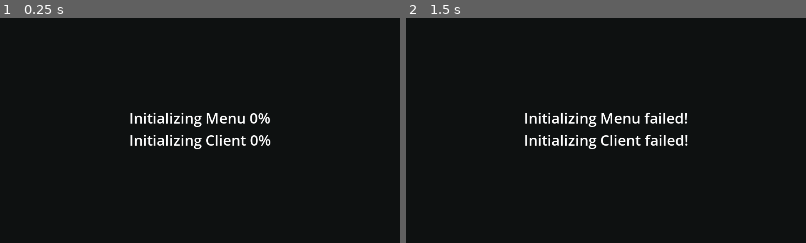
Above: before the commit, frames 1-2 (left to right).
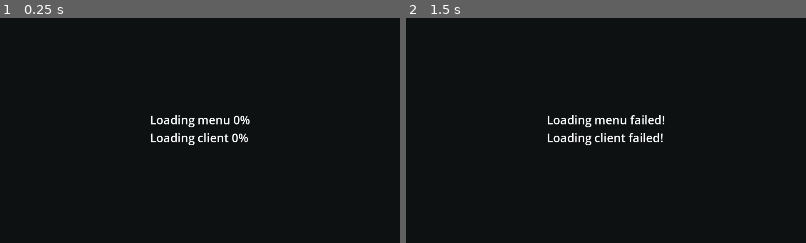
Above: after the commit, the same moments.

Repository: AQW-Godot/initializer
Game: Godot game, scene res://initializer.tscn
Two runs of this game, one before a commit and one after it. Both use one fixed random seed, a clock stepped at 60 frames per second and the inputs below. Before the commit the project starts from res://initializer/index.tscn.
Inputs:
- Up to frame 1 (0.25 s): no input
- Up to frame 2 (1.5 s): tap Enter at 0.5 s; tap Space at 1.25 s
The pictures show only the part of the screen within x 25-75%, y 25-75%; the shares and areas given below are measured in that part.

The runs differ from the first frame. In frame 1, 2.0% of the frame differs, in the area x 32-68%, y 42-59%; in frame 2, 2.3%, in the area x 29-71%, y 42-59%.

Commit message:
update

Diff:
--- a/initializer/index.tscn
+++ b/initializer.tscn
@@ -1,6 +1,6 @@
 [gd_scene load_steps=2 format=3 uid="uid://bj8b1rcg7ikxn"]
 
-[ext_resource type="Script" path="res://initializer/index.gd" id="1_o2kel"]
+[ext_resource type="Script" path="res://src/index.gd" id="1_o2kel"]
 
 [node name="Initializer" type="Control"]
 layout_mode = 3
--- a/initializer/uuid.gd
+++ /dev/null
@@ -1,30 +0,0 @@
-extends RefCounted
-class_name UUID
-
-static func get_random_int(max_value):
-	randomize()
-	return randi() % max_value
-
-static func random_bytes(n):
-	var r = []
-	for index in range(0, n):
-		r.append(get_random_int(256))
-	return r
-
-static func uuidbin():
-	var b = random_bytes(16)
-
-	b[6] = (b[6] & 0x0f) | 0x40
-	b[8] = (b[8] & 0x3f) | 0x80
-	return b
-
-static func v4():
-	var b = uuidbin()
-
-	var low = '%02x%02x%02x%02x' % [b[0], b[1], b[2], b[3]]
-	var mid = '%02x%02x' % [b[4], b[5]]
-	var hi = '%02x%02x' % [b[6], b[7]]
-	var clock = '%02x%02x' % [b[8], b[9]]
-	var node = '%02x%02x%02x%02x%02x%02x' % [b[10], b[11], b[12], b[13], b[14], b[15]]
-
-	return '%s-%s-%s-%s-%s' % [low, mid, hi, clock, node]
--- a/project.godot
+++ b/project.godot
@@ -11,7 +11,7 @@
 [application]
 
 config/name="aqw-godot"
-run/main_scene="res://initializer/index.tscn"
+run/main_scene="res://initializer.tscn"
 config/use_custom_user_dir=true
 config/custom_user_dir_name="aqw-godot"
 config/features=PackedStringArray("4.2", "GL Compatibility")
--- a/initializer/index.gd
+++ b/src/index.gd
@@ -10,14 +10,12 @@
 var _initialize_error : bool = false
 var _load_scenes : Array[Dictionary] = [
 	{
-		"name": "Menu",
-		"url": _base_url.format({ "path": "menu" }),
-		"scene": "res://menu/index.tscn"
+		"name": "menu",
+		"url": _base_url.format({ "path": "menu" })
 	},
 	{
-		"name": "Client",
-		"url": _base_url.format({ "path": "client" }),
-		"scene": "res://client/index.tscn"
+		"name": "client",
+		"url": _base_url.format({ "path": "client" })
 	}
 ]
 
@@ -29,7 +27,7 @@
 	while not _main.is_node_ready(): await _tree.process_frame
 
 	for load_scene in _load_scenes:
-		load_scene_from_url(load_scene.name, load_scene.url, load_scene.scene)
+		load_scene_from_url(load_scene.name, load_scene.url)
 
 	await get_tree().create_timer(1.0).timeout
 	while not _request_nodes.is_empty(): await _tree.process_frame
@@ -44,8 +42,7 @@
 	await current_scene.tree_exited
 	_tree.current_scene = _main
 
-func load_scene_from_url(_name: String, _url: String, _scene: String) -> AwaitSignal:
-	_name = _name.to_pascal_case()
+func load_scene_from_url(_name: String, _url: String) -> AwaitSignal:
 	var _await = AwaitSignal.new()
 	var _request : HTTPRequest
 	if not _url in _request_nodes:
@@ -57,52 +54,54 @@
 		_request_nodes[_url] = _request
 	else: _request = _request_nodes[_url]
 
+	var regex = RegEx.new()
+	regex.compile("^(?>(?<protocol>[a-zA-Z]+)://)?(?<domain>[a-zA-Z0-9.\\-_]*)?(?>:(?<port>\\d{1,5}))?(?<path>[a-zA-Z0-9_\\-/%]+)?/(?<file>[a-zA-Z0-9_\\-.%]+)")
+	var url_reg = regex.search(_url)
+	var file_dir = "user://temp/{dir}"
+	var file_name = ""
+	var file_ext = ""
+	if url_reg:
+		file_dir = file_dir.format({ "dir": url_reg.get_string("path") if not url_reg.get_string("path")[0] == "/" else url_reg.get_string("path").erase(0) })
+		file_name = url_reg.get_string("file").get_slice(".", 0)
+		file_ext = url_reg.get_string("file").get_slice(".", 1)
+	var file_path = "{dir}/{name}.{ext}".format({ "dir": file_dir, "name": file_name, "ext": file_ext })
+
+	if DirAccess.dir_exists_absolute(file_dir): DirAccess.remove_absolute(file_path)
+	DirAccess.make_dir_recursive_absolute(file_dir)
+
 	Callable(func():
-		var uuid = UUID.v4().substr(0, 8)
-		var file_name = _url.get_file().get_slice(".", 0)
-		var file_ext = _url.get_file().get_slice(".", 1)
-		var file_path = "user://temp/{name}-{uuid}.{ext}".format({ "uuid": uuid, "name": file_name, "ext": file_ext })
-
-		if not DirAccess.dir_exists_absolute(file_path.get_base_dir()):
-			DirAccess.make_dir_recursive_absolute(file_path.get_base_dir())
-
 		var _label = Label.new()
 		_label.name = _name
-		_label.text = "Initializing ..."
-		_label.add_theme_font_size_override("font_size", 35)
+		_label.text = "Loading..."
+		_label.add_theme_font_size_override("font_size", 28)
 		_label_container.add_child.call_deferred(_label)
 		while not _label.is_node_ready(): await _tree.process_frame
 
-		Callable(func():
-			_await.update.connect(func(progress, _downloaded_bytes, _body_size):
-				_label.text = "Initializing %s %s%%" % [_name, progress]
-			)
+		_await.update.connect(func(progress, _downloaded_bytes, _body_size):
+			_label.text = "Loading %s %s%%" % [_name, progress]
+		)
 
-			_await.complete.connect(func():
-				if _await.error_message:
-					_label.text = "Initializing %s failed!" % [_name]
-					_initialize_error = true
-				else:
-					var _resource = ResourceLoader.load(_scene, "PackedScene")
-					if _resource:
-						var _scene_ = _resource.instantiate()
-						_scene_.name = _name
-						_main.add_child.call_deferred(_scene_)
-						while not _scene_.is_node_ready(): await _tree.process_frame
-				_request_nodes[_url].queue_free()
-				await _request_nodes[_url].tree_exited
-				_request_nodes.erase(_url)
-			)
-		).call()
+		_await.complete.connect(func():
+			if _await.error_message:
+				DirAccess.remove_absolute(file_path)
+				_label.text = "Loading %s failed!" % [_name]
+				_initialize_error = true
+			else:
+				ProjectSettings.load_resource_pack(file_path, true)
+				var _resource = ResourceLoader.load("res://{scene}.tscn".format({ "scene": _name.to_lower() }), "PackedScene")
+				if _resource:
+					var _scene_ = _resource.instantiate()
+					_scene_.name = _name.to_pascal_case()
+					_main.add_child.call_deferred(_scene_)
+					while not _scene_.is_node_ready(): await _tree.process_frame
 
-		_await.update.emit(0.0, 0.0, 0.0)
+			_request_nodes[_url].queue_free()
+			await _request_nodes[_url].tree_exited
+			_request_nodes.erase(_url)
+		)
 
-		_request.download_file = file_path
 		_request.request_completed.connect(func(result: int, response_code: int, _headers: PackedStringArray, _body: PackedByteArray):
-			if result == HTTPRequest.RESULT_SUCCESS && response_code == HTTPClient.RESPONSE_OK:
-				ProjectSettings.load_resource_pack(file_path)
-				DirAccess.remove_absolute(file_path)
-			else:
+			if result != HTTPRequest.RESULT_SUCCESS && response_code != HTTPClient.RESPONSE_OK:
 				var error_message = "The HTTP request for the asset pack did not succeed. "
 				match result:
 					HTTPRequest.RESULT_CHUNKED_BODY_SIZE_MISMATCH:
@@ -159,12 +158,12 @@
 			_await.complete.emit()
 		).call_deferred()
 
-		Callable(func():
-			var error = _request.request(_url)
-			if error != OK:
-				var error_message = "An error occurred while making the HTTP request: %d." % error
-				_await.error_message = error_message
-			).call_deferred()
+		_await.update.emit(0.0, 0.0, 0.0)
+		_request.download_file = file_path
+		var error = _request.request(_url)
+		if error != OK:
+			var error_message = "An error occurred while making the HTTP request: %d." % error
+			_await.error_message = error_message
 	).call()
 
 	return _await
